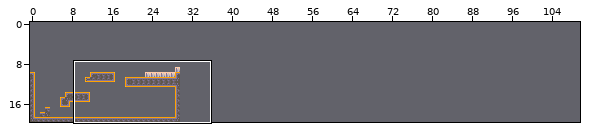
Tiled map: res/maps/simple_map.tmx. The picture above shows the old version from afar; the outline marks the close-up.
Close-up. As it was:
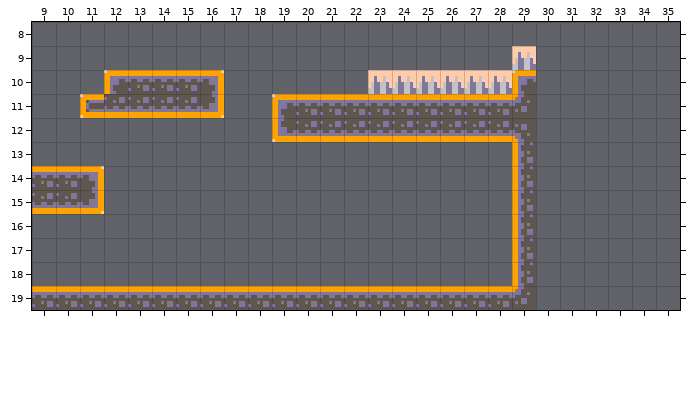
Cells are 8x8 px. Shown: x 9..35, y 8..19. The commit also changed other parts of the map, which this record leaves out. The old version is drawn lined up with the new one.
After the commit:
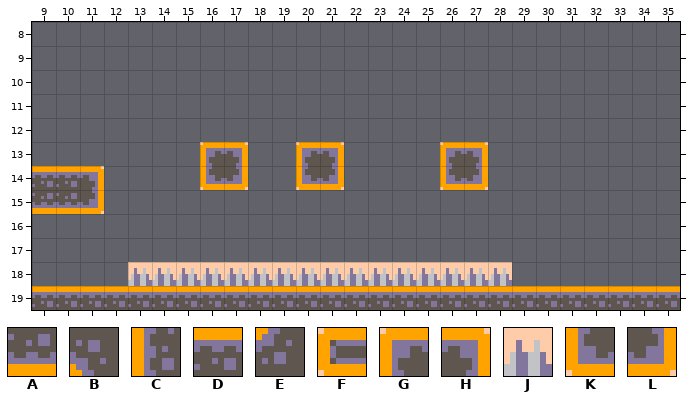
Key: from "tilemap_packed": A 4, B 5, C 20, D 34, E 35, F 48, G 63, H 64, J 75, K 78, L 79.
_ is an empty cell.
What changed:
map size 30x20 -> 150x20 cells
Layer "Collisions":
y 10: x 12..16 GDDDH -> _____; x 29 G -> _
y 11: x 11..16 FAAAAL -> ______; x 19..29 GDDDDDDDDDE -> ___________
y 12: x 19..29 KAAAAAAAAAB -> ___________
y 13: x 16..17 __ -> GH; x 20..21 __ -> GH; x 26..27 __ -> GH; x 29 C -> _
y 14: x 16..17 __ -> KL; x 20..21 __ -> KL; x 26..27 __ -> KL; x 29 C -> _
y 15..18: x 29 C -> _
y 19: x 29..35 E______ -> DDDDDDD
Layer "Damage":
y 9: x 29 J -> _
y 10: x 23..28 JJJJJJ -> ______
y 18: x 13..28 ________________ -> JJJJJJJJJJJJJJJJ
Boxes around the changes in both close-ups, in picture pixels (x1, y1, x2, y2):
changed: (80, 46, 680, 310)
